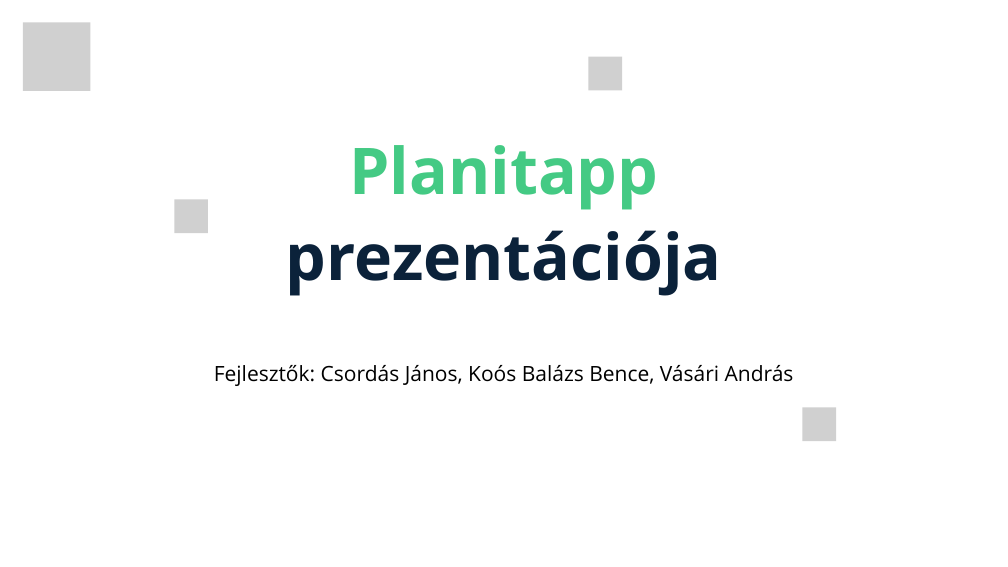
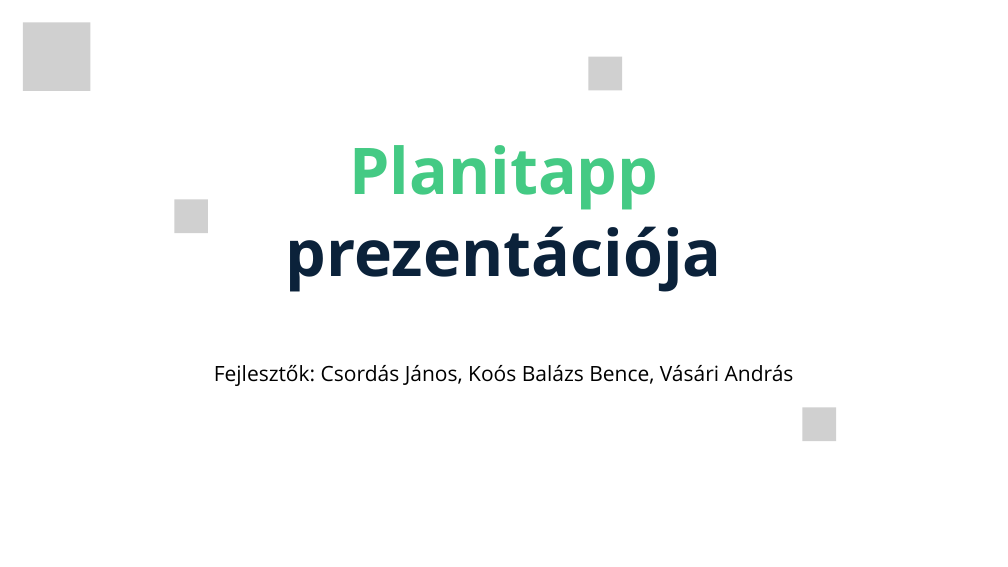
Before and after one commit to janoscsordas/planit-vizsgaremek-osszes, a slide deck: slide 1 of Planitapp presentation.pptx. Drawn at 1008x567 pixels with LibreOffice and Linux fonts; fonts in the diff are those of the drawing; grey boxes stand for pictures. Boxes give left, top, right and bottom in pixels: in the first picture for what was removed or moved away, otherwise in the second. Text is boxed around its words. In the diff, an @@ line names an element or a change of style, - is before the commit and + after.

```diff
--- a/Planitapp presentation.pptx
+++ b/Planitapp presentation.pptx
@@ text "prezentációja" moved from (x1=286, y1=230, x2=722, y2=296) to (x1=286, y1=226, x2=722, y2=292) @@
```
Also in this commit, not shown: 7 other slides changed.
